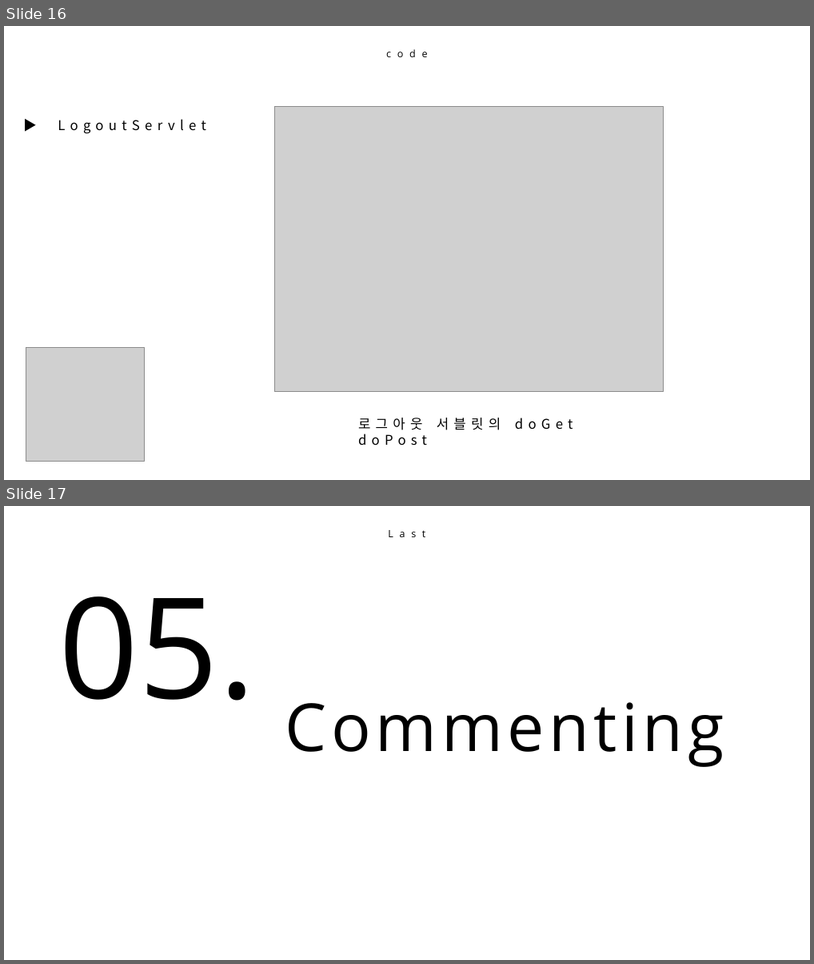
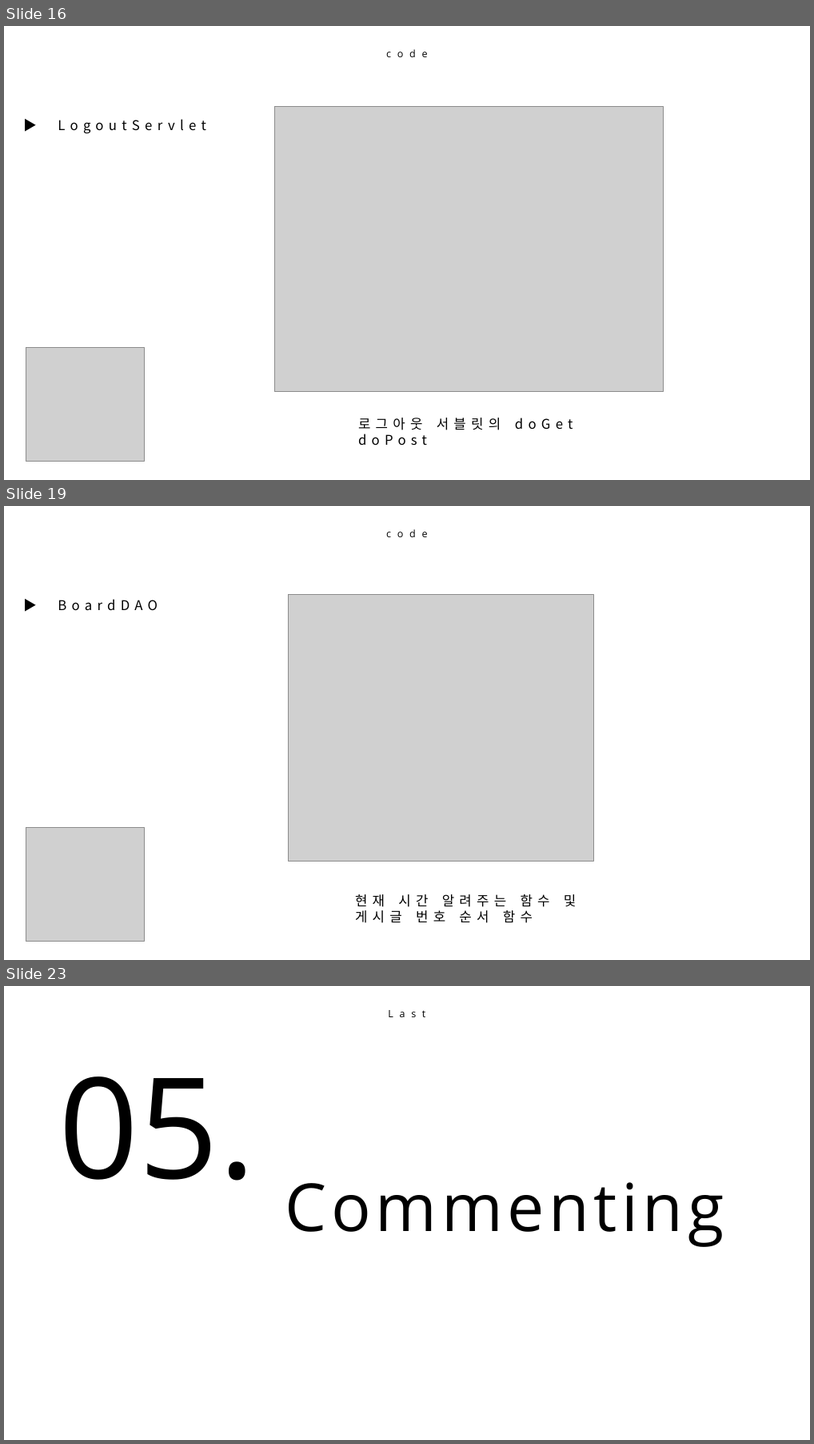
Before and after one commit to NurisPocket/Bulletin-board-system-project, a slide deck: 게시판 만들기 ppt.pptx. Shown one above the other, each under a label of ours: slides 16 and 17 before the commit, slides 16, 19 and 23 after it; the slides between them are not shown. The pictures are 814x964 and 814x1444 pixels, drawn with LibreOffice and Linux fonts; fonts in the diff are those of the drawing; grey boxes stand for pictures. Boxes give left, top, right and bottom in pixels: in the first picture for what was removed or moved away, otherwise in the second. Text is boxed around its words. In the diff, an @@ line names an element or a change of style, - is before the commit and + after.

```diff
--- a/게시판 만들기 ppt.pptx
+++ b/게시판 만들기 ppt.pptx
@@ slide 19 added at box(4, 506, 810, 960), background #FFFFFF @@
@@ text added at box(66, 524, 749, 543), 12 pt, text #000000 @@
+code
@@ text added at box(58, 599, 158, 611), 16 pt, text #000000 @@
+▶ BoardDAO
@@ picture added at box(289, 594, 594, 861) @@
@@ picture added at box(26, 828, 144, 941) @@
@@ text added at box(355, 894, 550, 923), 16 pt, text #000000 @@
+현재 시간 알려주는 함수 및 게시글 번호 순서 함수
@@ what was slide 17 is now slide 23 @@
```
Also in this commit, not shown: 5 other slides added.
